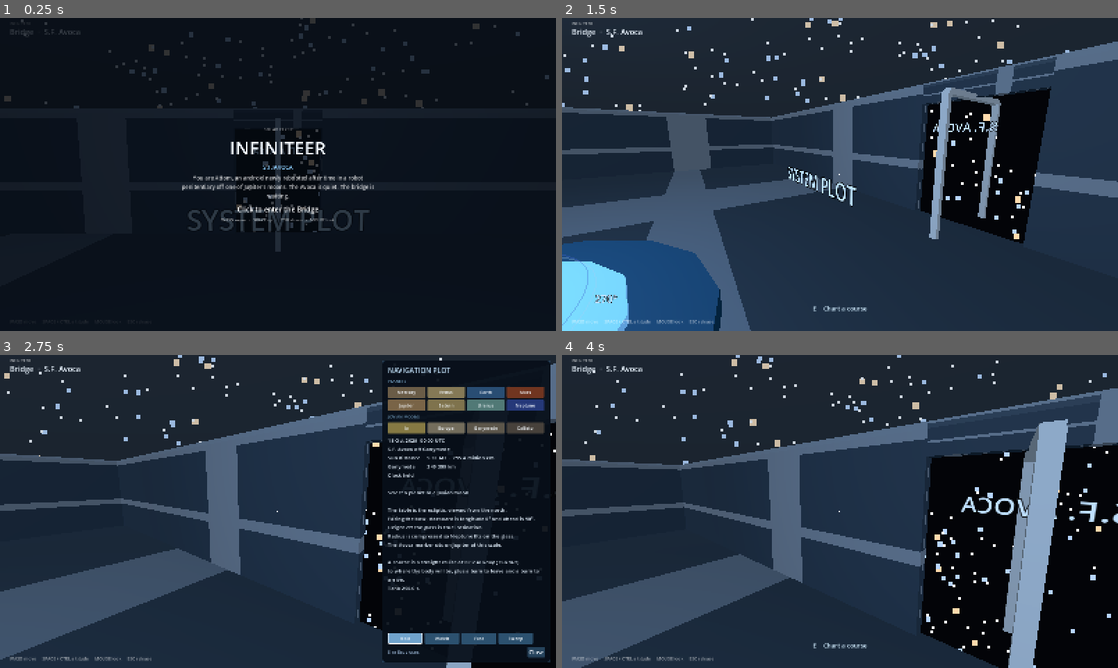
Above: before the commit, frames 1-4 (two rows, left to right).
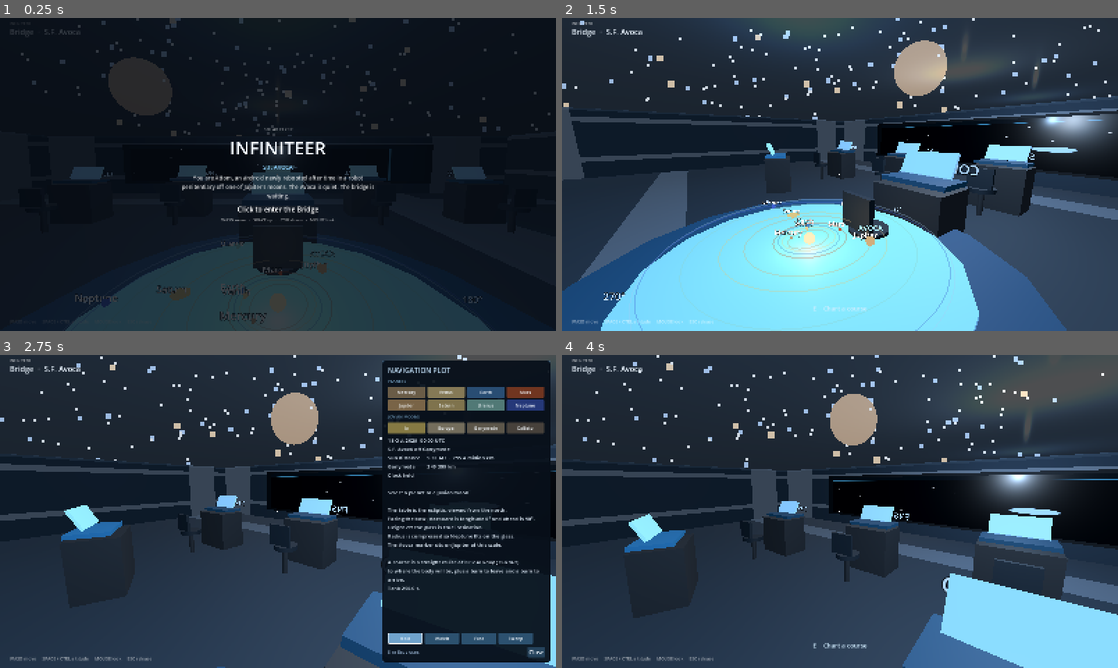
Above: after the commit, the same moments.

Repository: ruhickson/infiniteer
Game: Godot game, scene res://scenes/main.tscn
Two runs of this game, one before a commit and one after it. Both use one fixed random seed, a clock stepped at 60 frames per second and the inputs below.
Inputs (mouse positions are in pixels of both pictures, inside the frame that each line leads up to):
- Up to frame 1 (0.25 s): no input
- Up to frame 2 (1.5 s): tap Enter at 0.5 s; move the mouse to (962, 158) at 0.52 s; hold D 0.53-1.28 s; tap E at 0.6 s; click (962, 158) at 0.67 s; tap Space at 0.77 s; move the mouse to (812, 174) at 1.27 s; hold W from 1.28 s (still down); tap Ctrl at 1.35 s
- Up to frame 3 (2.75 s): keep holding W; tap Space at 1.52 s; move the mouse to (289, 505) at 2.02 s; tap E at 2.1 s
- Up to frame 4 (4 s): move the mouse to (812, 574) at 2.77 s; tap Ctrl at 2.85 s; click (812, 574) at 2.92 s; tap Space at 3.02, 3.77 s; move the mouse to (1006, 558) at 3.52 s; release W at 3.53 s; hold A from 3.53 s (still down); tap E at 3.6 s

The runs differ from the first frame. In frame 1, 20% of the frame differs, in the area x 0-99%, y 0-100%; in frame 2, 61%, in the area x 0-100%, y 0-100%; in frame 3, 29%; in frame 4, 52%.

Commit message:
Fix Avoca facing and smoke paths around cabin furniture.
Player looks toward the forward screen again. Smoke walks clear of
stations when probing the hull and forward wall.

Co-authored-by: Ru <ru.hickson@gmail.com>

Diff:
--- a/scripts/player.gd
+++ b/scripts/player.gd
@@ -6,7 +6,7 @@
 var camera: Camera3D
 var held := {}
 var active := false
-var yaw := 0.0
+var yaw := PI
 var pitch := -0.08
 
 func setup(collision_world) -> void:
--- a/scripts/smoke.gd
+++ b/scripts/smoke.gd
@@ -20,17 +20,19 @@
 	yaw_node.rotation.y = atan2(-1.0, 0.0)
 	print("WALL_BASIS_Z ", yaw_node.global_transform.basis.z)
 
-	_expect(col, fails, "bridge", Vector3(0, Config.AVOCA_FLOOR, 0.0), "Bridge")
-	_expect(col, fails, "bridge_fwd", Vector3(0, Config.AVOCA_FLOOR, 4.0), "Bridge")
-	_expect(col, fails, "bridge_port", Vector3(-7.0, Config.AVOCA_FLOOR, 0.0), "Bridge")
+	_expect(col, fails, "bridge", Vector3(0, Config.AVOCA_FLOOR, -3.5), "Bridge")
+	_expect(col, fails, "bridge_fwd", Vector3(0, Config.AVOCA_FLOOR, 4.5), "Bridge")
+	_expect(col, fails, "bridge_port", Vector3(-7.0, Config.AVOCA_FLOOR, -3.5), "Bridge")
 
-	var walker := Vector3(0, Config.AVOCA_FLOOR, 0)
+	var walker := Vector3(0, Config.AVOCA_FLOOR, 4.5)
 	for _step in 80:
 		walker.x += 0.25
 		walker = col.resolve(walker)
 	print("HULL ", walker)
 	if walker.x > Config.AVOCA_HALF_X - 0.25:
 		fails.append("hull leaked %s" % walker)
+	if walker.x < Config.AVOCA_HALF_X - 1.5:
+		fails.append("hull blocked early %s" % walker)
 
 	player.active = true
 	player.global_position = Vector3(0, Config.AVOCA_FLOOR, 0)
@@ -44,14 +46,14 @@
 	player.held.clear()
 	player.global_position = Vector3(0, Config.AVOCA_FLOOR, -2.4)
 
-	var toward := Vector3(0, Config.AVOCA_FLOOR, 0.0)
+	var toward := Vector3(7.2, Config.AVOCA_FLOOR, 1.0)
 	for _step in 50:
 		toward.z += 0.3
 		toward = col.resolve(toward)
 	print("FRONT_WALL ", toward)
 	if toward.z > Config.AVOCA_HALF_Z - 0.15:
 		fails.append("front wall failed %s" % toward)
-	if toward.z < Config.AVOCA_HALF_Z - 3.0:
+	if toward.z < 4.0:
 		fails.append("front wall blocked too early %s" % toward)
 
 	player.active = true
